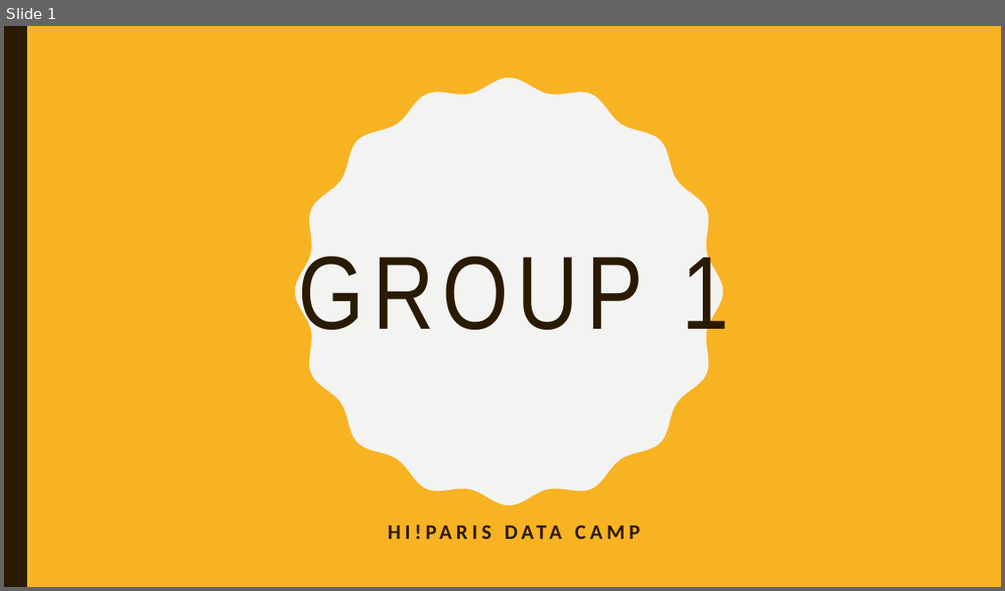
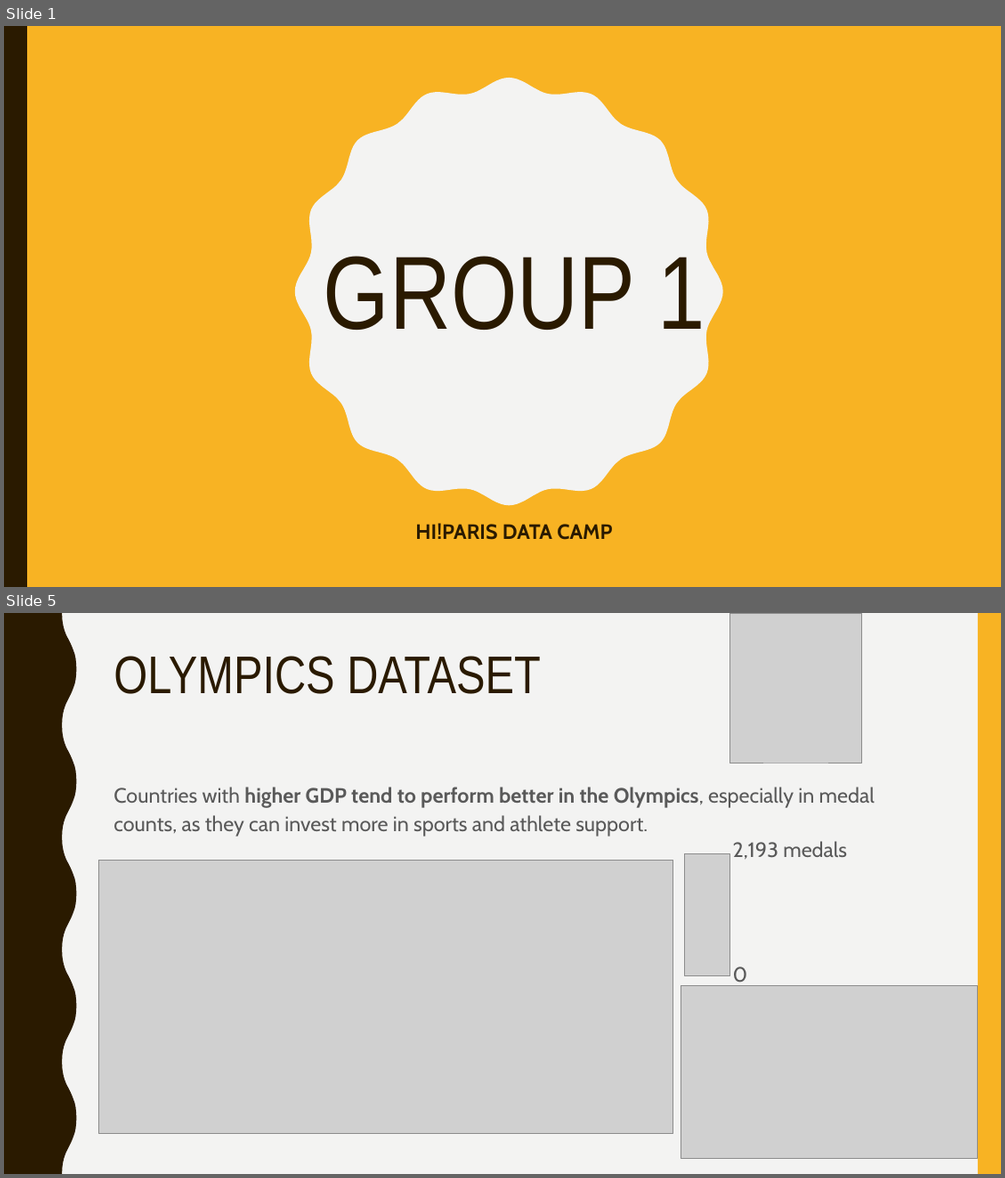
Before and after one commit to waddason/Hi-Paris_bootcamp, a slide deck: 20240830_HIP_DBC_group1.pptx. Shown one above the other, each under a label of ours: slide 1 before the commit, slides 1 and 5 after it; the slides between them are not shown. The pictures are 1005x591 and 1005x1178 pixels, drawn with LibreOffice and Linux fonts; fonts in the diff are those of the drawing; grey boxes stand for pictures; background and template pictures are left out. Boxes give left, top, right and bottom in pixels: in the first picture for what was removed or moved away, otherwise in the second. Text is boxed around its words. In the diff, an @@ line names an element or a change of style, - is before the commit and + after.

```diff
--- a/20240830_HIP_DBC_group1.pptx
+++ b/20240830_HIP_DBC_group1.pptx
@@ slide 5 added at <box>4,613,1001,1174</box>, background #F3F3F2 @@
@@ freeform shape added at <box>4,613,77,1174</box>, fill #2A1A00 @@
@@ picture added at <box>730,613,861,763</box> @@
@@ rectangle added at <box>978,613,1001,1174</box>, fill #F8B323 @@
@@ title added at <box>113,656,541,694</box>, 51 pt, text #2A1A00 @@
+OLYMPICS DATASET
@@ text added at <box>113,787,874,836</box>, 20 pt, text #595959 @@
+Countries with higher GDP tend to perform better in the Olympics, especially in medal counts, as they can invest more in sports and athlete support.
@@ text added at <box>733,841,847,986</box>, 20 pt, text #595959 @@
+2,193 medals
+0
@@ picture added at <box>98,860,672,1133</box> @@
@@ picture added at <box>685,854,730,976</box> @@
@@ picture added at <box>680,986,978,1159</box> @@
@@ slide 1 changed as well @@
@@ title "GROUP 1" at <box>324,256,704,329</box>: letter spacing 8 to 0 pt @@
@@ subtitle "HI!PARIS DATA CAMP" at <box>415,523,612,540</box>: font Calibri to Cabin, letter spacing 4 to 0 pt; less space between paragraphs @@
```
Also in this commit, not shown: 1 other slide changed, 5 other slides added, 4 slides removed, 4 other files.
